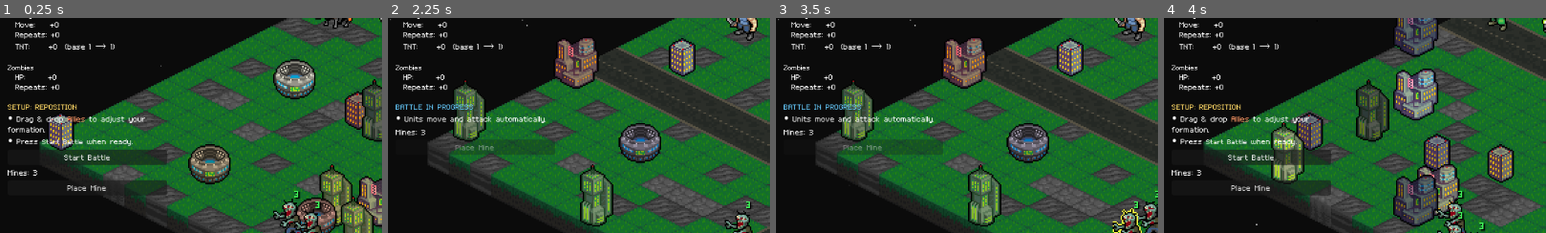
Above: before the commit, frames 1-4 (left to right).
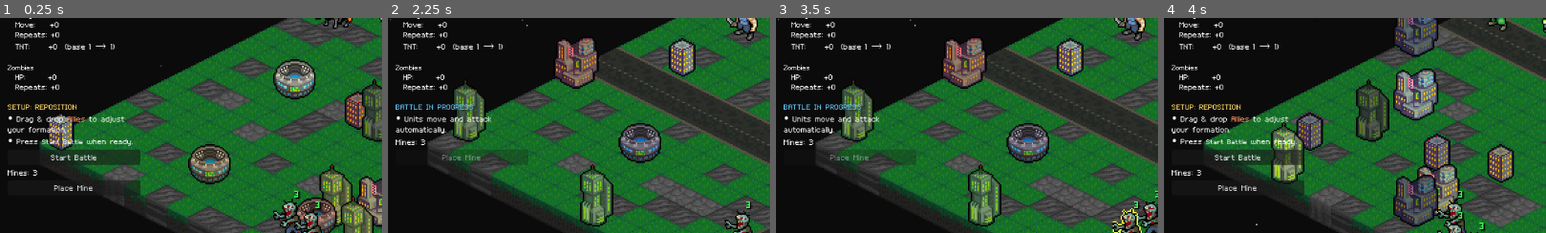
Above: after the commit, the same moments.

Repository: Tekknobot/MEKIII
Game: Godot game, scene res://scenes/Game.tscn
The game is run twice, just before and just after one commit, with the same random seed, the same clock (stepped at 60 frames per second) and the same inputs.
Inputs (mouse positions are % of the whole screen's width and height, from its top left):
- Up to frame 1 (0.25 s): no input
- Up to frame 2 (2.25 s): click "Start Battle" at 0.5 s; tap Enter at 1.25 s; move the mouse to (72, 45) at 1.27 s; tap R at 1.35 s; click (72, 45) at 1.42 s; click "Start Battle" at 2 s
- Up to frame 3 (3.5 s): drag from (30, 55) to (45, 70) at 2.77 s
- Up to frame 4 (4 s): move the mouse to (60, 28) at 3.52 s; tap R at 3.6 s; click (60, 28) at 3.67 s
The pictures show only the part of the screen within x 0-50%, y 16-66%; the shares and areas given below are measured in that part.

The runs differ from the first frame. In frame 1, 1.6% of the frame differs, in the area x 2-44%, y 46-83%; in frame 2, 2.1%, in the area x 2-44%, y 45-68%; in frame 3, 2.1%; in frame 4, 1.7%.

Commit message:
Push for break.

Diff:
--- a/scripts/game.gd
+++ b/scripts/game.gd
@@ -737,7 +737,7 @@
 	ui_layer.add_child(ui_root)
 
 	var v := VBoxContainer.new()
-	v.custom_minimum_size = Vector2(240, 0)
+	v.custom_minimum_size = Vector2(200, 0)
 
 	v.size_flags_horizontal = Control.SIZE_EXPAND_FILL
 	v.size_flags_vertical = Control.SIZE_EXPAND_FILL
